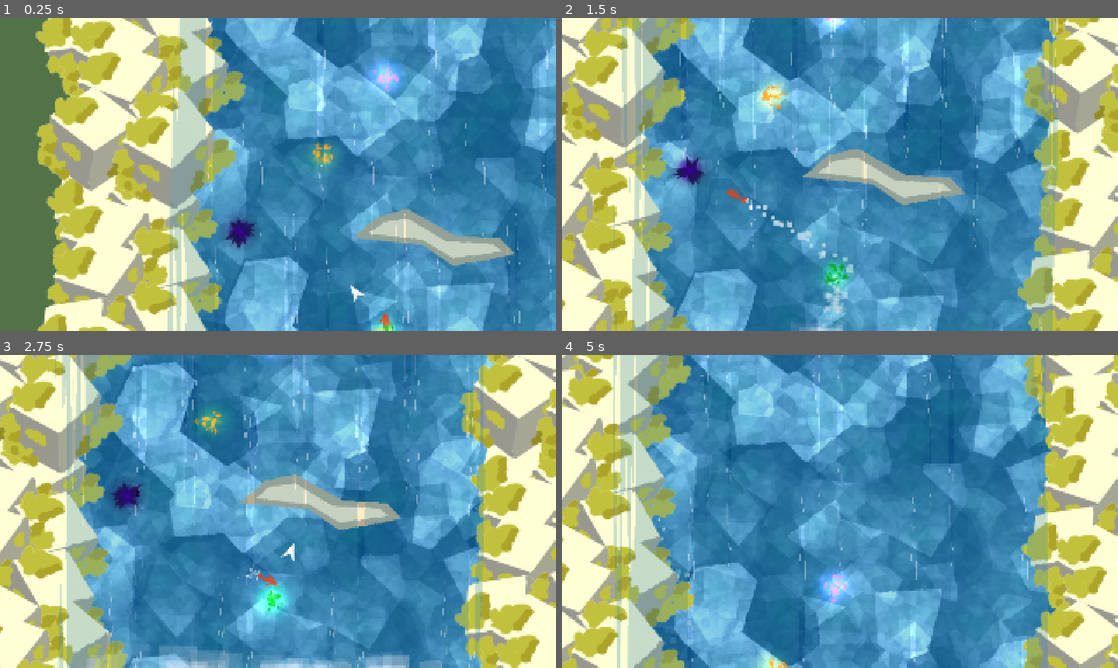
Above: before the commit, frames 1-4 (two rows, left to right).
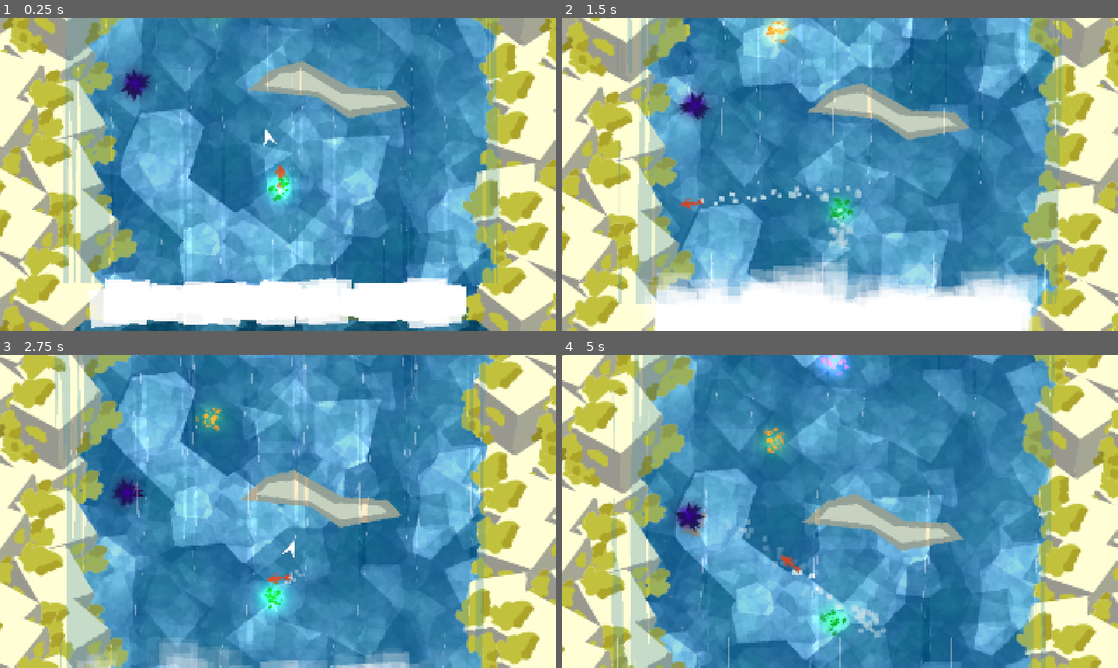
Above: after the commit, the same moments.

Repository: ojaskavathe/cascade
Game: Godot game, scene res://game.tscn
Two runs of this game, one before a commit and one after it. Both use one fixed random seed, a clock stepped at 60 frames per second and the inputs below. The engine's default icon, where the game draws it, is replaced by a stand-in: a white triangle on a blue panel in a dark square.
Inputs (mouse positions are in pixels of both pictures, inside the frame that each line leads up to):
- Up to frame 1 (0.25 s): no input
- Up to frame 2 (1.5 s): move the mouse to (962, 158) at 0.52 s; hold Space (jump) 0.53-1.28 s; hold D (right) from 0.53 s (still down); move the mouse to (728, 190) at 1.27 s; tap Space (jump) at 1.35 s
- Up to frame 3 (2.75 s): tap Space (jump) at 1.52, 1.82 s; move the mouse to (333, 442) at 2.02 s; release D (right) at 2.03 s; hold A (left) from 2.03 s (still down); hold Space (jump) from 2.03 s (still down)
- Up to frame 4 (5 s): move the mouse to (812, 574) at 2.77 s; release A (left) at 2.78 s; release Space (jump) at 2.78 s; hold D (right) 2.78-4.28 s; tap Space (jump) at 2.85, 3.02, 3.32, 4.35, 4.52, 4.82 s; move the mouse to (1006, 558) at 3.52 s; hold Space (jump) 3.53-4.28 s; move the mouse to (673, 464) at 4.27 s; hold A (left) from 4.28 s (still down)

The runs differ from the first frame. In frame 1, 85% of the frame differs, in the area x 0-100%, y 0-100%; in frame 2, 71%; in frame 3, 26%; in frame 4, 66%.

Commit message:
Level groups and level management

Diff:
--- a/game.tscn
+++ b/game.tscn
@@ -1,9 +1,10 @@
-[gd_scene load_steps=10 format=3 uid="uid://cmwpm7ap75scu"]
+[gd_scene load_steps=11 format=3 uid="uid://cmwpm7ap75scu"]
 
 [ext_resource type="Script" path="res://game.gd" id="1_07ca5"]
 [ext_resource type="PackedScene" uid="uid://d0vrcis6rns5i" path="res://entity/player/player.tscn" id="1_oliij"]
 [ext_resource type="PackedScene" uid="uid://dqa5gpiw17hjv" path="res://entity/player/camera.tscn" id="2_2ojf5"]
-[ext_resource type="PackedScene" uid="uid://dcykdm8vsc242" path="res://level_group/lg_1.tscn" id="5_6myex"]
+[ext_resource type="PackedScene" uid="uid://dcykdm8vsc242" path="res://level_group/lg_0.tscn" id="5_6myex"]
+[ext_resource type="PackedScene" uid="uid://cdg3qiavdxcxn" path="res://level_group/lg_1.tscn" id="5_rcqat"]
 [ext_resource type="Shader" path="res://assets/shader/pixelate.gdshader" id="6_nhf58"]
 [ext_resource type="PackedScene" path="res://entity/object/kill_zone.tscn" id="7_51qdx"]
 
@@ -24,8 +25,10 @@
 script = ExtResource("1_07ca5")
 
 [node name="Player" parent="." instance=ExtResource("1_oliij")]
+position = Vector2(620, 590)
 
 [node name="Camera" parent="." instance=ExtResource("2_2ojf5")]
+position = Vector2(620, 590)
 targetOffset = Vector2(0, 200)
 
 [node name="LevelGroups" type="Node2D" parent="."]
--- a/level/debug_1.tscn
+++ /dev/null
@@ -1,13 +0,0 @@
-[gd_scene load_steps=3 format=3 uid="uid://b1c5iccen6h2c"]
-
-[ext_resource type="Texture2D" uid="uid://7iiqobfrmtqd" path="res://icon.svg" id="1_ff1n1"]
-[ext_resource type="PackedScene" uid="uid://cnb5n82ek6hwi" path="res://entity/object/bottom_kill_zone.tscn" id="3_jnlx5"]
-
-[node name="Debug1" type="Node2D"]
-
-[node name="Icon" type="Sprite2D" parent="."]
-position = Vector2(330, 320)
-texture = ExtResource("1_ff1n1")
-
-[node name="BottomKillzone" parent="." instance=ExtResource("3_jnlx5")]
-position = Vector2(-6, 760)
--- a/level/debug_2.tscn
+++ /dev/null
@@ -1,13 +0,0 @@
-[gd_scene load_steps=2 format=3 uid="uid://bm5r011rhpof8"]
-
-[ext_resource type="Texture2D" uid="uid://7iiqobfrmtqd" path="res://icon.svg" id="1_vc05h"]
-
-[node name="Debug2" type="Node2D"]
-
-[node name="Icon" type="Sprite2D" parent="."]
-position = Vector2(321, 415)
-texture = ExtResource("1_vc05h")
-
-[node name="Icon2" type="Sprite2D" parent="."]
-position = Vector2(548, 187)
-texture = ExtResource("1_vc05h")
--- a/level/debug_3.tscn
+++ /dev/null
@@ -1,17 +0,0 @@
-[gd_scene load_steps=2 format=3 uid="uid://m6n3otk6kdla"]
-
-[ext_resource type="Texture2D" uid="uid://7iiqobfrmtqd" path="res://icon.svg" id="1_bx6u1"]
-
-[node name="Debug3" type="Node2D"]
-
-[node name="Icon" type="Sprite2D" parent="."]
-position = Vector2(257, 389)
-texture = ExtResource("1_bx6u1")
-
-[node name="Icon2" type="Sprite2D" parent="."]
-position = Vector2(503, 157)
-texture = ExtResource("1_bx6u1")
-
-[node name="Icon3" type="Sprite2D" parent="."]
-position = Vector2(684, 412)
-texture = ExtResource("1_bx6u1")
--- a/level/filler.tscn
+++ /dev/null
@@ -1,21 +0,0 @@
-[gd_scene load_steps=2 format=3 uid="uid://bvpaves2topa6"]
-
-[ext_resource type="Texture2D" uid="uid://7iiqobfrmtqd" path="res://icon.svg" id="1_iojvg"]
-
-[node name="Filler" type="Node2D"]
-
-[node name="Icon" type="Sprite2D" parent="."]
-position = Vector2(212, 143)
-texture = ExtResource("1_iojvg")
-
-[node name="Icon2" type="Sprite2D" parent="."]
-position = Vector2(285, 224)
-texture = ExtResource("1_iojvg")
-
-[node name="Icon3" type="Sprite2D" parent="."]
-position = Vector2(204, 297)
-texture = ExtResource("1_iojvg")
-
-[node name="Icon4" type="Sprite2D" parent="."]
-position = Vector2(132, 220)
-texture = ExtResource("1_iojvg")
--- /dev/null
+++ b/level/lvl_1_0.tscn
@@ -0,0 +1,43 @@
+[gd_scene load_steps=7 format=3 uid="uid://bih3k7j8u8sie"]
+
+[ext_resource type="PackedScene" uid="uid://cnb5n82ek6hwi" path="res://entity/object/bottom_kill_zone.tscn" id="1_e7jf6"]
+[ext_resource type="PackedScene" path="res://entity/object/kill_zone.tscn" id="2_aq1uj"]
+[ext_resource type="PackedScene" uid="uid://cfmeftaqkjqs" path="res://entity/object/enemy.tscn" id="3_lq3wu"]
+[ext_resource type="PackedScene" uid="uid://hwtg6vij1omp" path="res://entity/object/spawn_jump_point.tscn" id="4_d87fq"]
+[ext_resource type="PackedScene" uid="uid://cevwhf6jv1r06" path="res://entity/object/jump_point.tscn" id="5_ew4ne"]
+[ext_resource type="PackedScene" uid="uid://ek465fxqkhqe" path="res://entity/object/end_jump_point.tscn" id="6_15cvh"]
+
+[node name="Debug0" type="Node2D"]
+
+[node name="BottomKillzone" parent="." instance=ExtResource("1_e7jf6")]
+position = Vector2(0, 714)
+
+[node name="Polygon2D" type="Polygon2D" parent="."]
+position = Vector2(135, 32)
+color = Color(0.72, 0.67716, 0.5688, 1)
+polygon = PackedVector2Array(556, 192, 488, 211, 431, 264, 591, 281, 661, 333, 804.933, 304.438, 770, 265, 668, 259)
+metadata/_edit_group_ = true
+
+[node name="Polygon2D2" type="Polygon2D" parent="Polygon2D"]
+scale = Vector2(0.999724, 1.01353)
+color = Color(1, 0.9405, 0.79, 1)
+polygon = PackedVector2Array(558.154, 213.116, 501.138, 221.009, 467.129, 249.622, 592.164, 265.409, 662.183, 309.808, 773.214, 293.035, 753.208, 275.275, 644.178, 268.369)
+
+[node name="KillZone" parent="Polygon2D" instance=ExtResource("2_aq1uj")]
+position = Vector2(571, 236)
+
+[node name="CollisionPolygon2D" type="CollisionPolygon2D" parent="Polygon2D/KillZone"]
+polygon = PackedVector2Array(-17, -46, -91, -24, -133, 26, 25, 44, 88, 93, 230, 66, 198, 25, 95, 18)
+metadata/_edit_lock_ = true
+
+[node name="Enemy" parent="." instance=ExtResource("3_lq3wu")]
+position = Vector2(306, 280)
+
+[node name="SpawnJumpPoint" parent="." groups=["spawn_point"] instance=ExtResource("4_d87fq")]
+position = Vector2(640, 536)
+
+[node name="JumpPoint" parent="." instance=ExtResource("5_ew4ne")]
+position = Vector2(498, 96)
+
+[node name="EndJumpPoint" parent="." groups=["end_point"] instance=ExtResource("6_15cvh")]
+position = Vector2(640, -100)
--- /dev/null
+++ b/level_group/lg_0.tscn
@@ -0,0 +1,107 @@
+[gd_scene load_steps=12 format=3 uid="uid://dcykdm8vsc242"]
+
+[ext_resource type="PackedScene" uid="uid://clyk282cyamie" path="res://level/lvl_0_0.tscn" id="1_3gg2f"]
+[ext_resource type="PackedScene" uid="uid://db6esycu3r0ut" path="res://entity/waterfall/waterfall.tscn" id="4_mr0ug"]
+[ext_resource type="PackedScene" uid="uid://bohi4cl1p4ipa" path="res://entity/waterfall/waterfall_background.tscn" id="5_e8jay"]
+[ext_resource type="PackedScene" uid="uid://ba2n4nf5j2cpv" path="res://entity/object/foam.tscn" id="6_ua02a"]
+[ext_resource type="Shader" path="res://assets/shader/pan_hack.gdshader" id="7_w6ytt"]
+[ext_resource type="PackedScene" uid="uid://468m7kol4t1" path="res://entity/object/rocks.tscn" id="8_f52tn"]
+[ext_resource type="Texture2D" uid="uid://c6eab1e5x7ksk" path="res://assets/tori_built.png" id="8_qys1e"]
+
+[sub_resource type="ShaderMaterial" id="ShaderMaterial_np3e4"]
+shader = ExtResource("7_w6ytt")
+shader_parameter/speed = Vector2(0, -1)
+shader_parameter/anchor = -0.5
+shader_parameter/fov = 1.0
+
+[sub_resource type="Gradient" id="Gradient_n0qii"]
+offsets = PackedFloat32Array(0, 0.690141)
+colors = PackedColorArray(0.3818, 0.68807, 0.83, 1, 0.0185, 0.258692, 0.37, 1)
+
+[sub_resource type="FastNoiseLite" id="FastNoiseLite_3ym72"]
+noise_type = 2
+cellular_return_type = 0
+
+[sub_resource type="NoiseTexture2D" id="NoiseTexture2D_hbvog"]
+color_ramp = SubResource("Gradient_n0qii")
+noise = SubResource("FastNoiseLite_3ym72")
+
+[node name="LG_0" type="Node2D"]
+scale = Vector2(0.7, 0.7)
+
+[node name="levels" type="Node2D" parent="."]
+position = Vector2(-641, -763)
+
+[node name="Debug0" parent="levels" instance=ExtResource("1_3gg2f")]
+position = Vector2(0, -100)
+
+[node name="waterfall" parent="." instance=ExtResource("4_mr0ug")]
+z_index = 2
+position = Vector2(0, -1500)
+scale = Vector2(8, 22)
+metadata/_edit_lock_ = true
+
+[node name="WaterfallBackground" parent="." instance=ExtResource("5_e8jay")]
+z_index = -2
+position = Vector2(-641, -763)
+
+[node name="WaterfallBackground2" parent="." instance=ExtResource("5_e8jay")]
+z_index = -2
+position = Vector2(-641, -1483)
+
+[node name="WaterfallBackground3" parent="." instance=ExtResource("5_e8jay")]
+z_index = -2
+position = Vector2(-641, -2203)
+
+[node name="WaterfallBackground4" parent="." instance=ExtResource("5_e8jay")]
+z_index = -2
+position = Vector2(-638.571, -2922.86)
+
+[node name="Foam" parent="." instance=ExtResource("6_ua02a")]
+z_index = 2
+position = Vector2(-1, -43)
+
+[node name="LeftRocks" type="Node2D" parent="."]
+position = Vector2(-615, -698)
+
+[node name="Rocks" parent="LeftRocks" instance=ExtResource("8_f52tn")]
+
+[node name="Rocks5" parent="LeftRocks" instance=ExtResource("8_f52tn")]
+position = Vector2(25, -1479)
+
+[node name="Rocks6" parent="LeftRocks" instance=ExtResource("8_f52tn")]
+position = Vector2(11, -752)
+
+[node name="Rocks7" parent="LeftRocks" instance=ExtResource("8_f52tn")]
+position = Vector2(11, -2159.14)
+
+[node name="RightRocks" type="Node2D" parent="."]
+position = Vector2(-615, -678)
+
+[node name="Rocks2" parent="RightRocks" instance=ExtResource("8_f52tn")]
+position = Vector2(1236, 12)
+
+[node name="Rocks3" parent="RightRocks" instance=ExtResource("8_f52tn")]
+position = Vector2(1252, -1460)
+
+[node name="Rocks4" parent="RightRocks" instance=ExtResource("8_f52tn")]
+position = Vector2(1248, -764)
+
+[node name="Rocks5" parent="RightRocks" instance=ExtResource("8_f52tn")]
+position = Vector2(1248, -2203.43)
+
+[node name="waterPlane" type="Polygon2D" parent="."]
+material = SubResource("ShaderMaterial_np3e4")
+texture = SubResource("NoiseTexture2D_hbvog")
+polygon = PackedVector2Array(-450, 0, -720, 240, 720, 240, 450, 0)
+
+[node name="Polygon2D" type="Polygon2D" parent="waterPlane"]
+z_index = -1
+color = Color(0.6, 0.596078, 0.560784, 1)
+polygon = PackedVector2Array(-990, 40, -1080, 160, -1000, 240, 1000, 240, 1080, 160, 990, 60, 840, 0, -840, 0)
+
+[node name="ToriBuilt" type="Sprite2D" parent="."]
+z_index = 2
+position = Vector2(-4.23516e-22, 155.714)
+scale = Vector2(0.6, 0.6)
+texture = ExtResource("8_qys1e")
--- a/level_group/lg_1.tscn
+++ b/level_group/lg_1.tscn
@@ -1,15 +1,14 @@
-[gd_scene load_steps=12 format=3 uid="uid://dcykdm8vsc242"]
+[gd_scene load_steps=11 format=3 uid="uid://cdg3qiavdxcxn"]
 
-[ext_resource type="PackedScene" uid="uid://clyk282cyamie" path="res://level/debug_0.tscn" id="1_3gg2f"]
-[ext_resource type="PackedScene" uid="uid://db6esycu3r0ut" path="res://entity/waterfall/waterfall.tscn" id="4_mr0ug"]
-[ext_resource type="PackedScene" uid="uid://bohi4cl1p4ipa" path="res://entity/waterfall/waterfall_background.tscn" id="5_e8jay"]
-[ext_resource type="PackedScene" uid="uid://ba2n4nf5j2cpv" path="res://entity/object/foam.tscn" id="6_ua02a"]
-[ext_resource type="Shader" path="res://assets/shader/pan_hack.gdshader" id="7_w6ytt"]
-[ext_resource type="PackedScene" uid="uid://468m7kol4t1" path="res://entity/object/rocks.tscn" id="8_f52tn"]
-[ext_resource type="Texture2D" uid="uid://c6eab1e5x7ksk" path="res://assets/tori_built.png" id="8_qys1e"]
+[ext_resource type="PackedScene" uid="uid://bohi4cl1p4ipa" path="res://entity/waterfall/waterfall_background.tscn" id="2_w586q"]
+[ext_resource type="PackedScene" uid="uid://db6esycu3r0ut" path="res://entity/waterfall/waterfall.tscn" id="3_iqesl"]
+[ext_resource type="PackedScene" uid="uid://ba2n4nf5j2cpv" path="res://entity/object/foam.tscn" id="4_lkqqk"]
+[ext_resource type="PackedScene" uid="uid://468m7kol4t1" path="res://entity/object/rocks.tscn" id="5_wvghs"]
+[ext_resource type="Shader" path="res://assets/shader/pan_hack.gdshader" id="6_2ifys"]
+[ext_resource type="Texture2D" uid="uid://c6eab1e5x7ksk" path="res://assets/tori_built.png" id="7_q7ui7"]
 
 [sub_resource type="ShaderMaterial" id="ShaderMaterial_np3e4"]
-shader = ExtResource("7_w6ytt")
+shader = ExtResource("6_2ifys")
 shader_parameter/speed = Vector2(0, -1)
 shader_parameter/anchor = -0.5
 shader_parameter/fov = 1.0
@@ -32,63 +31,102 @@
 [node name="levels" type="Node2D" parent="."]
 position = Vector2(-641, -763)
 
-[node name="Debug0" parent="levels" instance=ExtResource("1_3gg2f")]
-position = Vector2(0, -100)
+[node name="WaterfallBackground" type="Node2D" parent="."]
 
-[node name="waterfall" parent="." instance=ExtResource("4_mr0ug")]
+[node name="WaterfallBackground" parent="WaterfallBackground" instance=ExtResource("2_w586q")]
+z_index = -2
+position = Vector2(-641, -763)
+
+[node name="WaterfallBackground2" parent="WaterfallBackground" instance=ExtResource("2_w586q")]
+z_index = -2
+position = Vector2(-641, -1483)
+
+[node name="WaterfallBackground3" parent="WaterfallBackground" instance=ExtResource("2_w586q")]
+z_index = -2
+position = Vector2(-641, -2203)
+
+[node name="WaterfallBackground5" parent="WaterfallBackground" instance=ExtResource("2_w586q")]
+z_index = -2
+position = Vector2(-638.571, -3642.86)
+
+[node name="WaterfallBackground6" parent="WaterfallBackground" instance=ExtResource("2_w586q")]
+z_index = -2
+position = Vector2(-638.571, -4362.86)
+
+[node name="WaterfallBackground7" parent="WaterfallBackground" instance=ExtResource("2_w586q")]
+z_index = -2
+position = Vector2(-638.571, -5082.86)
+
+[node name="WaterfallBackground8" parent="WaterfallBackground" instance=ExtResource("2_w586q")]
+z_index = -2
+position = Vector2(-638.571, -5802.86)
+
+[node name="WaterfallBackground4" parent="WaterfallBackground" instance=ExtResource("2_w586q")]
+z_index = -2
+position = Vector2(-638.571, -2922.86)
+
+[node name="waterfall" parent="." instance=ExtResource("3_iqesl")]
 z_index = 2
 position = Vector2(0, -1500)
 scale = Vector2(8, 22)
 metadata/_edit_lock_ = true
 
-[node name="WaterfallBackground" parent="." instance=ExtResource("5_e8jay")]
-z_index = -2
-position = Vector2(-641, -763)
-
-[node name="WaterfallBackground2" parent="." instance=ExtResource("5_e8jay")]
-z_index = -2
-position = Vector2(-641, -1483)
-
-[node name="WaterfallBackground3" parent="." instance=ExtResource("5_e8jay")]
-z_index = -2
-position = Vector2(-641, -2203)
-
-[node name="WaterfallBackground4" parent="." instance=ExtResource("5_e8jay")]
-z_index = -2
-position = Vector2(-638.571, -2922.86)
-
-[node name="Foam" parent="." instance=ExtResource("6_ua02a")]
+[node name="Foam" parent="." instance=ExtResource("4_lkqqk")]
 z_index = 2
 position = Vector2(-1, -43)
 
 [node name="LeftRocks" type="Node2D" parent="."]
 position = Vector2(-615, -698)
 
-[node name="Rocks" parent="LeftRocks" instance=ExtResource("8_f52tn")]
+[node name="Rocks" parent="LeftRocks" instance=ExtResource("5_wvghs")]
 
-[node name="Rocks5" parent="LeftRocks" instance=ExtResource("8_f52tn")]
+[node name="Rocks5" parent="LeftRocks" instance=ExtResource("5_wvghs")]
 position = Vector2(25, -1479)
 
-[node name="Rocks6" parent="LeftRocks" instance=ExtResource("8_f52tn")]
+[node name="Rocks6" parent="LeftRocks" instance=ExtResource("5_wvghs")]
 position = Vector2(11, -752)
 
-[node name="Rocks7" parent="LeftRocks" instance=ExtResource("8_f52tn")]
+[node name="Rocks7" parent="LeftRocks" instance=ExtResource("5_wvghs")]
 position = Vector2(11, -2159.14)
+
+[node name="Rocks2" parent="LeftRocks" instance=ExtResource("5_wvghs")]
+position = Vector2(0, -2948.57)
+
+[node name="Rocks8" parent="LeftRocks" instance=ExtResource("5_wvghs")]
+position = Vector2(25, -4427.57)
+
+[node name="Rocks9" parent="LeftRocks" instance=ExtResource("5_wvghs")]
+position = Vector2(11, -3700.57)
+
+[node name="Rocks10" parent="LeftRocks" instance=ExtResource("5_wvghs")]
+position = Vector2(11, -5107.71)
 
 [node name="RightRocks" type="Node2D" parent="."]
 position = Vector2(-615, -678)
 
-[node name="Rocks2" parent="RightRocks" instance=ExtResource("8_f52tn")]
+[node name="Rocks2" parent="RightRocks" instance=ExtResource("5_wvghs")]
 position = Vector2(1236, 12)
 
-[node name="Rocks3" parent="RightRocks" instance=ExtResource("8_f52tn")]
+[node name="Rocks3" parent="RightRocks" instance=ExtResource("5_wvghs")]
 position = Vector2(1252, -1460)
 
-[node name="Rocks4" parent="RightRocks" instance=ExtResource("8_f52tn")]
+[node name="Rocks4" parent="RightRocks" instance=ExtResource("5_wvghs")]
 position = Vector2(1248, -764)
 
-[node name="Rocks5" parent="RightRocks" instance=ExtResource("8_f52tn")]
+[node name="Rocks5" parent="RightRocks" instance=ExtResource("5_wvghs")]
 position = Vector2(1248, -2203.43)
+
+[node name="Rocks6" parent="RightRocks" instance=ExtResource("5_wvghs")]
+position = Vector2(1236, -2900.86)
+
+[node name="Rocks7" parent="RightRocks" instance=ExtResource("5_wvghs")]
+position = Vector2(1252, -4372.86)
+
+[node name="Rocks8" parent="RightRocks" instance=ExtResource("5_wvghs")]
+position = Vector2(1248, -3676.86)
+
+[node name="Rocks9" parent="RightRocks" instance=ExtResource("5_wvghs")]
+position = Vector2(1248, -5116.29)
 
 [node name="waterPlane" type="Polygon2D" parent="."]
 material = SubResource("ShaderMaterial_np3e4")
--- /dev/null
+++ b/level_group/lg_template.tscn
@@ -0,0 +1,145 @@
+[gd_scene load_steps=11 format=3 uid="uid://2x14d5i73pm1"]
+
+[ext_resource type="PackedScene" uid="uid://bohi4cl1p4ipa" path="res://entity/waterfall/waterfall_background.tscn" id="1_f1r1n"]
+[ext_resource type="PackedScene" uid="uid://db6esycu3r0ut" path="res://entity/waterfall/waterfall.tscn" id="2_1lhoy"]
+[ext_resource type="PackedScene" uid="uid://ba2n4nf5j2cpv" path="res://entity/object/foam.tscn" id="3_qb8ul"]
+[ext_resource type="PackedScene" uid="uid://468m7kol4t1" path="res://entity/object/rocks.tscn" id="4_uruie"]
+[ext_resource type="Shader" path="res://assets/shader/pan_hack.gdshader" id="5_64rtn"]
+[ext_resource type="Texture2D" uid="uid://c6eab1e5x7ksk" path="res://assets/tori_built.png" id="6_iserm"]
+
+[sub_resource type="ShaderMaterial" id="ShaderMaterial_np3e4"]
+shader = ExtResource("5_64rtn")
+shader_parameter/speed = Vector2(0, -1)
+shader_parameter/anchor = -0.5
+shader_parameter/fov = 1.0
+
+[sub_resource type="Gradient" id="Gradient_n0qii"]
+offsets = PackedFloat32Array(0, 0.690141)
+colors = PackedColorArray(0.3818, 0.68807, 0.83, 1, 0.0185, 0.258692, 0.37, 1)
+
+[sub_resource type="FastNoiseLite" id="FastNoiseLite_3ym72"]
+noise_type = 2
+cellular_return_type = 0
+
+[sub_resource type="NoiseTexture2D" id="NoiseTexture2D_hbvog"]
+color_ramp = SubResource("Gradient_n0qii")
+noise = SubResource("FastNoiseLite_3ym72")
+
+[node name="LG_n" type="Node2D"]
+scale = Vector2(0.7, 0.7)
+
+[node name="levels" type="Node2D" parent="."]
+position = Vector2(-641, -763)
+
+[node name="WaterfallBackground" type="Node2D" parent="."]
+
+[node name="WaterfallBackground" parent="WaterfallBackground" instance=ExtResource("1_f1r1n")]
+z_index = -2
+position = Vector2(-641, -763)
+
+[node name="WaterfallBackground2" parent="WaterfallBackground" instance=ExtResource("1_f1r1n")]
+z_index = -2
+position = Vector2(-641, -1483)
+
+[node name="WaterfallBackground3" parent="WaterfallBackground" instance=ExtResource("1_f1r1n")]
+z_index = -2
+position = Vector2(-641, -2203)
+
+[node name="WaterfallBackground5" parent="WaterfallBackground" instance=ExtResource("1_f1r1n")]
+z_index = -2
+position = Vector2(-638.571, -3642.86)
+
+[node name="WaterfallBackground6" parent="WaterfallBackground" instance=ExtResource("1_f1r1n")]
+z_index = -2
+position = Vector2(-638.571, -4362.86)
+
+[node name="WaterfallBackground7" parent="WaterfallBackground" instance=ExtResource("1_f1r1n")]
+z_index = -2
+position = Vector2(-638.571, -5082.86)
+
+[node name="WaterfallBackground8" parent="WaterfallBackground" instance=ExtResource("1_f1r1n")]
+z_index = -2
+position = Vector2(-638.571, -5802.86)
+
+[node name="WaterfallBackground4" parent="WaterfallBackground" instance=ExtResource("1_f1r1n")]
+z_index = -2
+position = Vector2(-638.571, -2922.86)
+
+[node name="waterfall" parent="." instance=ExtResource("2_1lhoy")]
+z_index = 2
+position = Vector2(0, -1500)
+scale = Vector2(8, 22)
+metadata/_edit_lock_ = true
+
+[node name="Foam" parent="." instance=ExtResource("3_qb8ul")]
+z_index = 2
+position = Vector2(-1, -43)
+
+[node name="LeftRocks" type="Node2D" parent="."]
+position = Vector2(-615, -698)
+
+[node name="Rocks" parent="LeftRocks" instance=ExtResource("4_uruie")]
+
+[node name="Rocks5" parent="LeftRocks" instance=ExtResource("4_uruie")]
+position = Vector2(25, -1479)
+
+[node name="Rocks6" parent="LeftRocks" instance=ExtResource("4_uruie")]
+position = Vector2(11, -752)
+
+[node name="Rocks7" parent="LeftRocks" instance=ExtResource("4_uruie")]
+position = Vector2(11, -2159.14)
+
+[node name="Rocks2" parent="LeftRocks" instance=ExtResource("4_uruie")]
+position = Vector2(0, -2948.57)
+
+[node name="Rocks8" parent="LeftRocks" instance=ExtResource("4_uruie")]
+position = Vector2(25, -4427.57)
+
+[node name="Rocks9" parent="LeftRocks" instance=ExtResource("4_uruie")]
+position = Vector2(11, -3700.57)
+
+[node name="Rocks10" parent="LeftRocks" instance=ExtResource("4_uruie")]
+position = Vector2(11, -5107.71)
+
+[node name="RightRocks" type="Node2D" parent="."]
+position = Vector2(-615, -678)
+
+[node name="Rocks2" parent="RightRocks" instance=ExtResource("4_uruie")]
+position = Vector2(1236, 12)
+
+[node name="Rocks3" parent="RightRocks" instance=ExtResource("4_uruie")]
+position = Vector2(1252, -1460)
+
+[node name="Rocks4" parent="RightRocks" instance=ExtResource("4_uruie")]
+position = Vector2(1248, -764)
+
+[node name="Rocks5" parent="RightRocks" instance=ExtResource("4_uruie")]
+position = Vector2(1248, -2203.43)
+
+[node name="Rocks6" parent="RightRocks" instance=ExtResource("4_uruie")]
+position = Vector2(1236, -2900.86)
+
+[node name="Rocks7" parent="RightRocks" instance=ExtResource("4_uruie")]
+position = Vector2(1252, -4372.86)
+
+[node name="Rocks8" parent="RightRocks" instance=ExtResource("4_uruie")]
+position = Vector2(1248, -3676.86)
+
+[node name="Rocks9" parent="RightRocks" instance=ExtResource("4_uruie")]
+position = Vector2(1248, -5116.29)
+
+[node name="waterPlane" type="Polygon2D" parent="."]
+material = SubResource("ShaderMaterial_np3e4")
+texture = SubResource("NoiseTexture2D_hbvog")
+polygon = PackedVector2Array(-450, 0, -720, 240, 720, 240, 450, 0)
+
+[node name="Polygon2D" type="Polygon2D" parent="waterPlane"]
+z_index = -1
+color = Color(0.6, 0.596078, 0.560784, 1)
+polygon = PackedVector2Array(-990, 40, -1080, 160, -1000, 240, 1000, 240, 1080, 160, 990, 60, 840, 0, -840, 0)
+
+[node name="ToriBuilt" type="Sprite2D" parent="."]
+z_index = 2
+position = Vector2(-4.23516e-22, 155.714)
+scale = Vector2(0.6, 0.6)
+texture = ExtResource("6_iserm")
Not shown: 1 places in game.tscn that only renumber resources
Renamed: level/debug_0.tscn -> level/lvl_0_0.tscn
Not shown: 1 places in level_group/lg_1.tscn that only renumber resources
